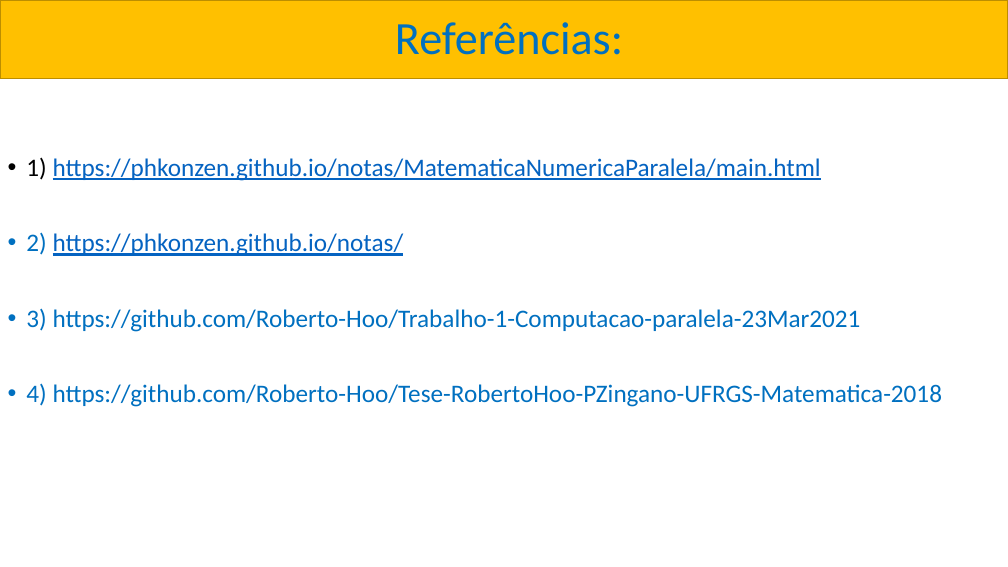
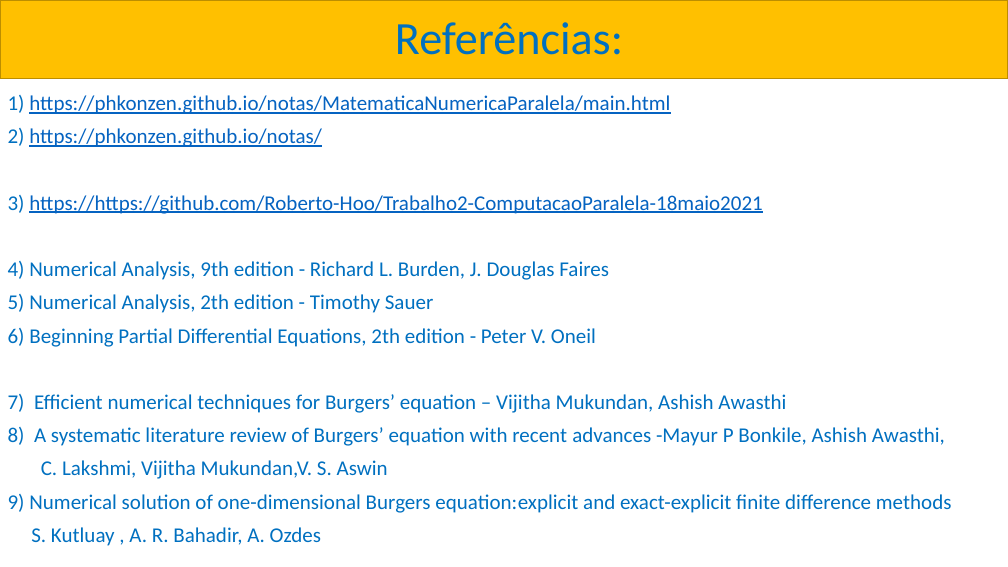
Before and after one commit to Roberto-Hoo/Trabalho2-ComputacaoParalela-18maio2021, a slide deck: slide 16 of Trabalho 2B Computacao Paralela.pptx (slide 11 before the commit). Drawn at 1008x567 pixels with LibreOffice and Linux fonts; fonts in the diff are those of the drawing. Boxes give left, top, right and bottom in pixels: in the first picture for what was removed or moved away, otherwise in the second. Text is boxed around its words. In the diff, an @@ line names an element or a change of style, - is before the commit and + after.

```diff
--- a/Trabalho 2B Computacao Paralela.pptx
+++ b/Trabalho 2B Computacao Paralela.pptx
@@ text "1) https://phkonzen.github.io/notas/MatematicaNumericaParale ...": place and size @@
-text "1) https://phkonzen.github.io/notas/MatematicaNumericaParale ..." at (26,157,942,407)
+text "1) https://phkonzen.github.io/notas/MatematicaNumericaParale ..." at (8,95,952,546)
@@ text at (8,95,670,147): size 24 to 20 pt in "1) https://phkonzen.github.io/notas/MatematicaNumericaParale ...", "2) https://phkonzen.github.io/notas/"; text colour #000000 to #0070C0 in "1)"; bullet • to none @@
@@ text at (8,195,952,546): text changed; size 24 to 20 pt @@
-• 3) https://github.com/Roberto-Hoo/Trabalho-1-Computacao-paralela-23Mar2021
-• 4) https://github.com/Roberto-Hoo/Tese-RobertoHoo-PZingano-UFRGS-Matematica-2018
+3) https://https://github.com/Roberto-Hoo/Trabalho2-ComputacaoParalela-18maio2021
+4) Numerical Analysis, 9th edition - Richard L. Burden, J. Douglas Faires
+5) Numerical Analysis, 2th edition - Timothy Sauer
+6) Beginning Partial Differential Equations, 2th edition - Peter V. Oneil
+7) Efficient numerical techniques for Burgers’ equation – Vijitha Mukundan, Ashish Awasthi
+8) A systematic literature review of Burgers’ equation with recent advances -Mayur P Bonkile, Ashish Awasthi,
+C. Lakshmi, Vijitha Mukundan,V. S. Aswin
+9) Numerical solution of one-dimensional Burgers equation:explicit and exact-explicit finite difference methods
+S. Kutluay , A. R. Bahadir, A. Ozdes
```
Also in this commit, not shown: 3 other slides changed, 5 slides added, 1 other file.
